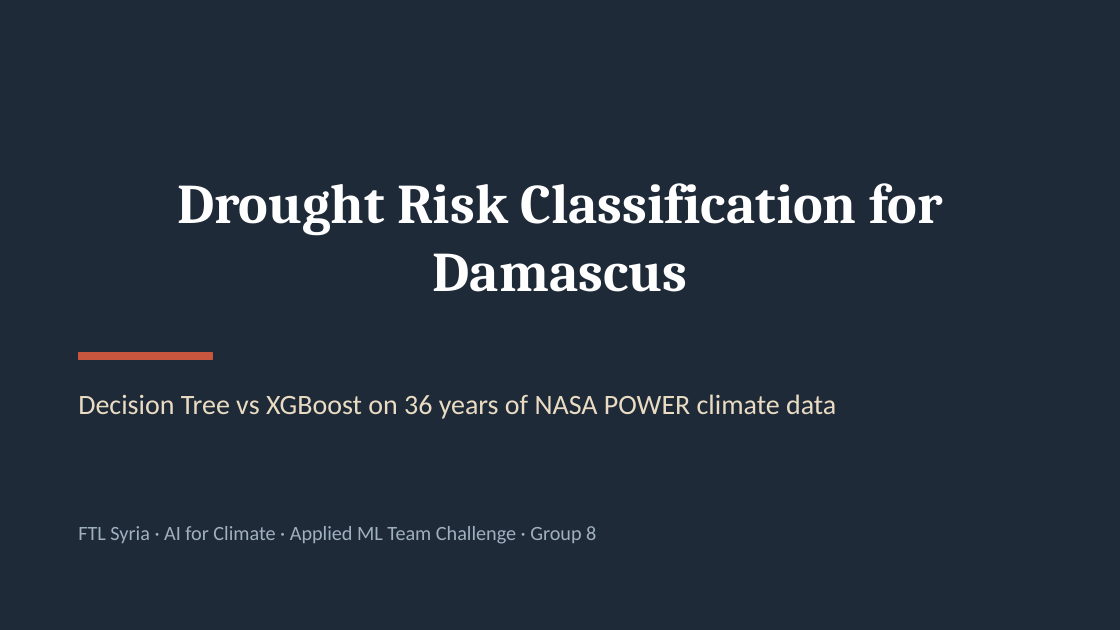
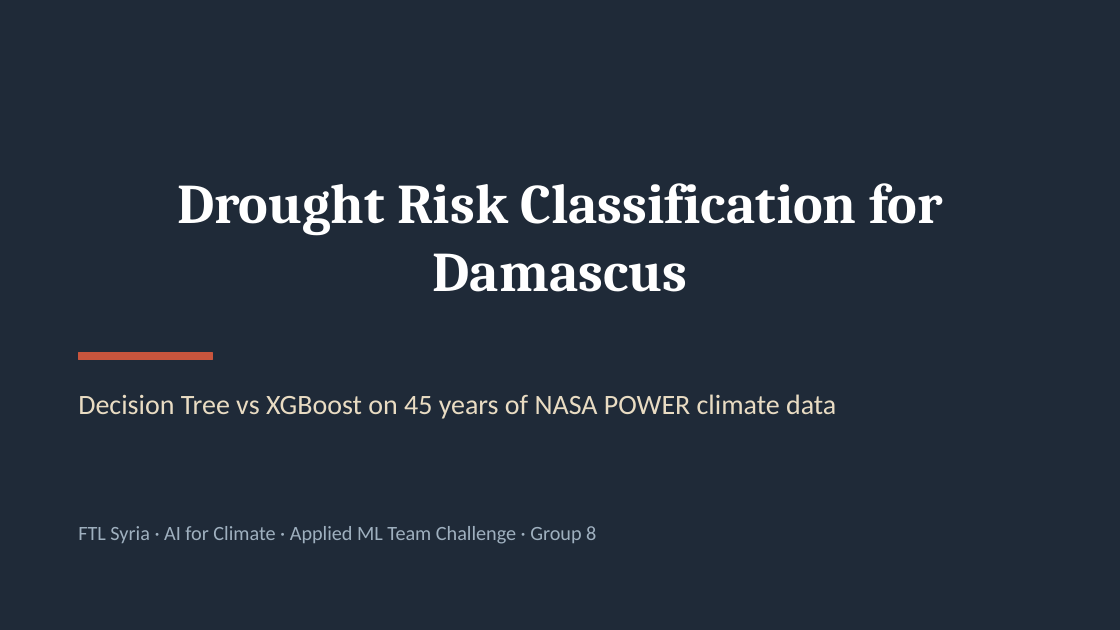
Before and after one commit to mhmoud456/Drought-Risk-Prediction-and-Classification, a slide deck: slide 1 of Drought_Risk_Presentation.pptx. Drawn at 1120x630 pixels with LibreOffice and Linux fonts; fonts in the diff are those of the drawing. Boxes give left, top, right and bottom in pixels: in the first picture for what was removed or moved away, otherwise in the second. Text is boxed around its words. In the diff, an @@ line names an element or a change of style, - is before the commit and + after.

```diff
--- a/Drought_Risk_Presentation.pptx
+++ b/Drought_Risk_Presentation.pptx
@@ text at box(78, 394, 836, 419): text changed @@
-Decision Tree vs XGBoost on 36 years of NASA POWER climate data
+Decision Tree vs XGBoost on 45 years of NASA POWER climate data
```
Also in this commit, not shown: 6 other slides changed, 1 other file.
